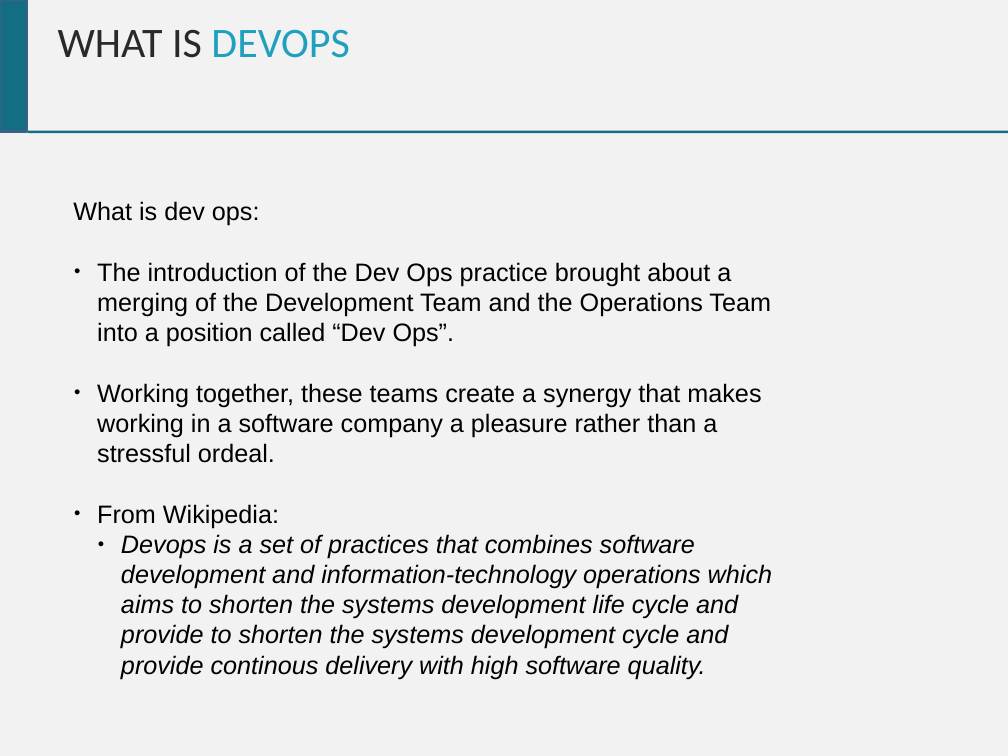
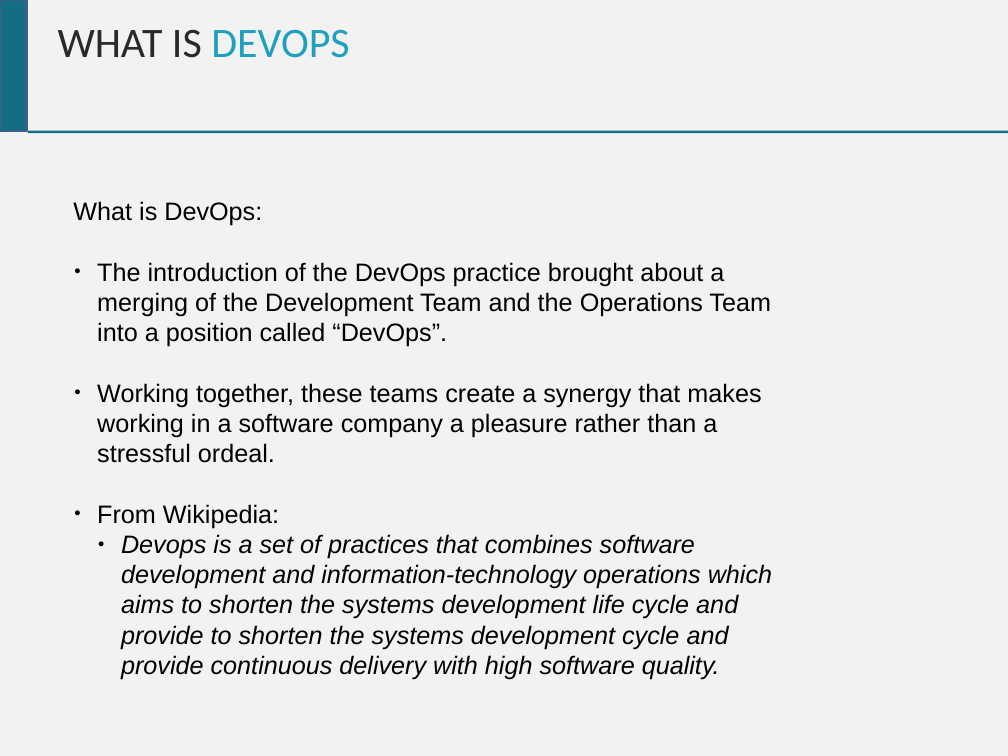
Before and after one commit to chrisgauthier742018/devopscourse, a slide deck: slide 6 of Dev Ops Course.pptx. Drawn at 1008x756 pixels with LibreOffice and Linux fonts; fonts in the diff are those of the drawing. Boxes give left, top, right and bottom in pixels: in the first picture for what was removed or moved away, otherwise in the second. Text is boxed around its words. In the diff, an @@ line names an element or a change of style, - is before the commit and + after.

Commit message:
Spelling mistakes and CI Section

```diff
--- a/Dev Ops Course.pptx
+++ b/Dev Ops Course.pptx
@@ text at (x1=73, y1=201, x2=771, y2=347): text changed @@
-What is dev ops:
-● The introduction of the Dev Ops practice brought about a merging of the Development Team and the Operations Team into a position called “Dev Ops”.
+What is DevOps:
+● The introduction of the DevOps practice brought about a merging of the Development Team and the Operations Team into a position called “DevOps”.
@@ text at (x1=121, y1=534, x2=772, y2=679): text changed @@
-  ● Devops is a set of practices that combines software development and information-technology operations which aims to shorten the systems development life cycle and provide to shorten the systems development cycle and provide continous delivery with high software quality.
+  ● Devops is a set of practices that combines software development and information-technology operations which aims to shorten the systems development life cycle and provide to shorten the systems development cycle and provide continuous delivery with high software quality.
```
Also in this commit, not shown: 14 other slides changed, 6 slides added.
